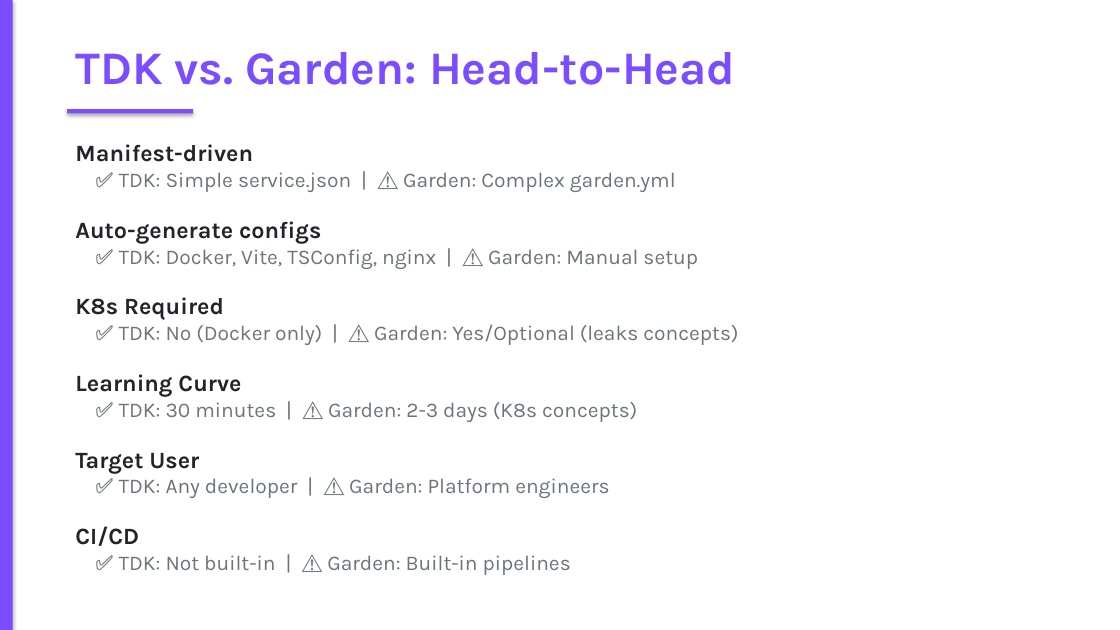
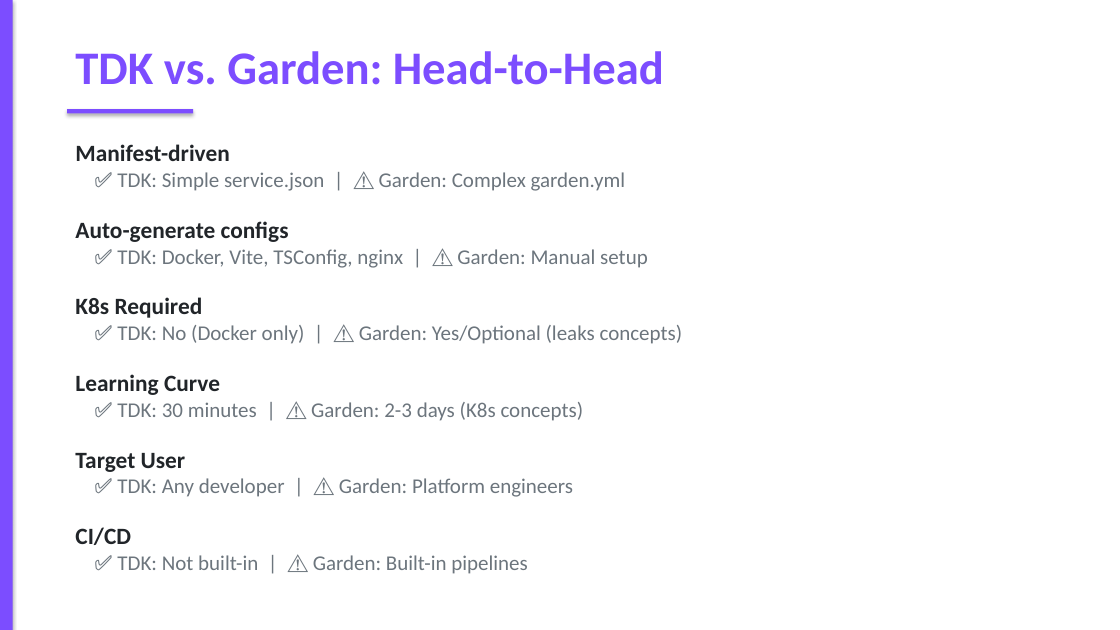
Before and after one commit to AK-Lmn/tdk-cli-core, a slide deck: slide 5 of TDK_CLI_Competitive_Positioning.pptx. Drawn at 1120x630 pixels with LibreOffice and Linux fonts; fonts in the diff are those of the drawing. Boxes give left, top, right and bottom in pixels: in the first picture for what was removed or moved away, otherwise in the second. Text is boxed around its words. In the diff, an @@ line names an element or a change of style, - is before the commit and + after.

```diff
--- a/TDK_CLI_Competitive_Positioning.pptx
+++ b/TDK_CLI_Competitive_Positioning.pptx
@@ text "TDK vs. Garden: Head-to-Head" at <box>75,51,664,85</box>: font Karla to Calibri @@
@@ text "Manifest-driven" at <box>75,144,683,574</box>: font Karla to Calibri @@
```
Also in this commit, not shown: 11 other slides changed, 2 other files.
